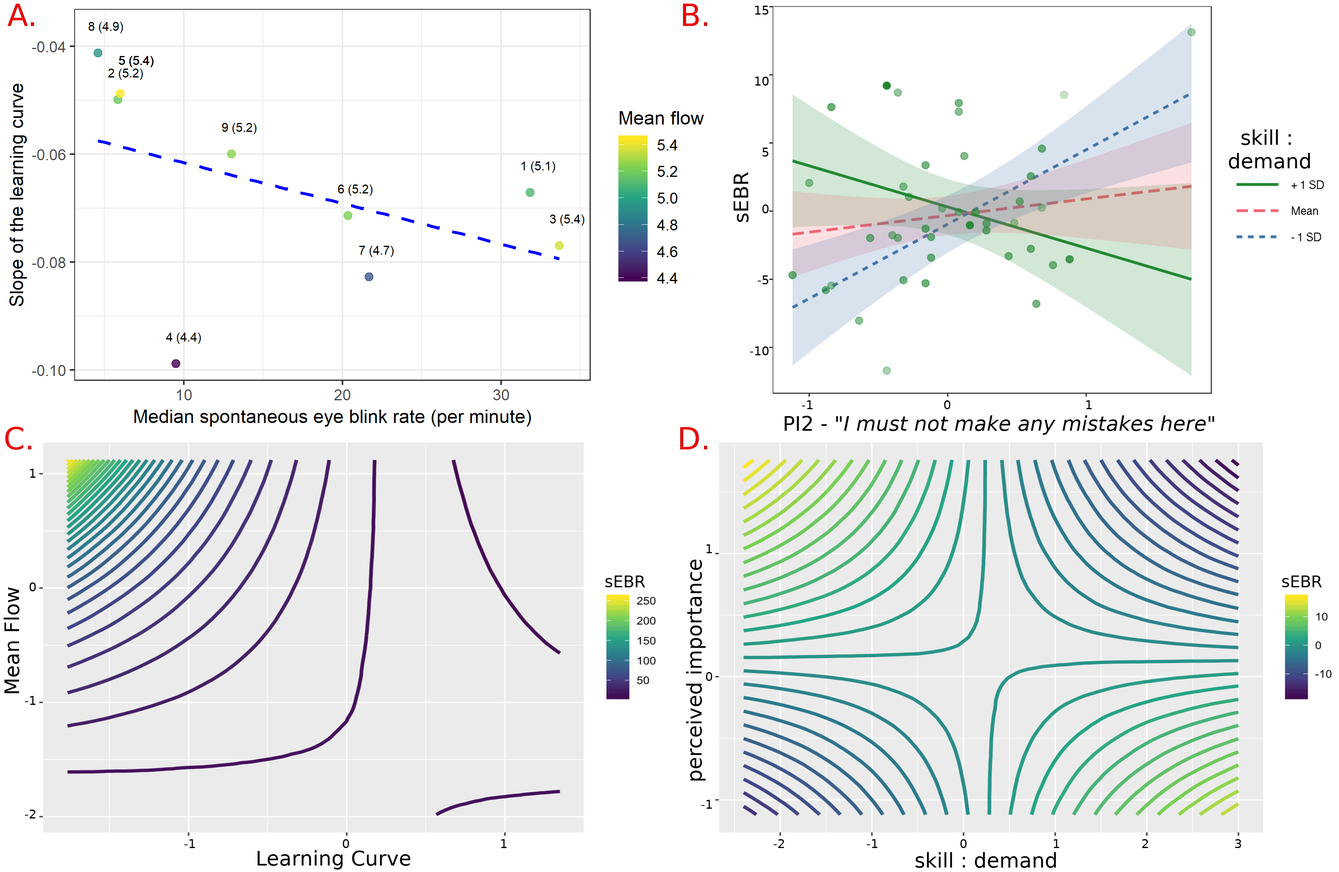
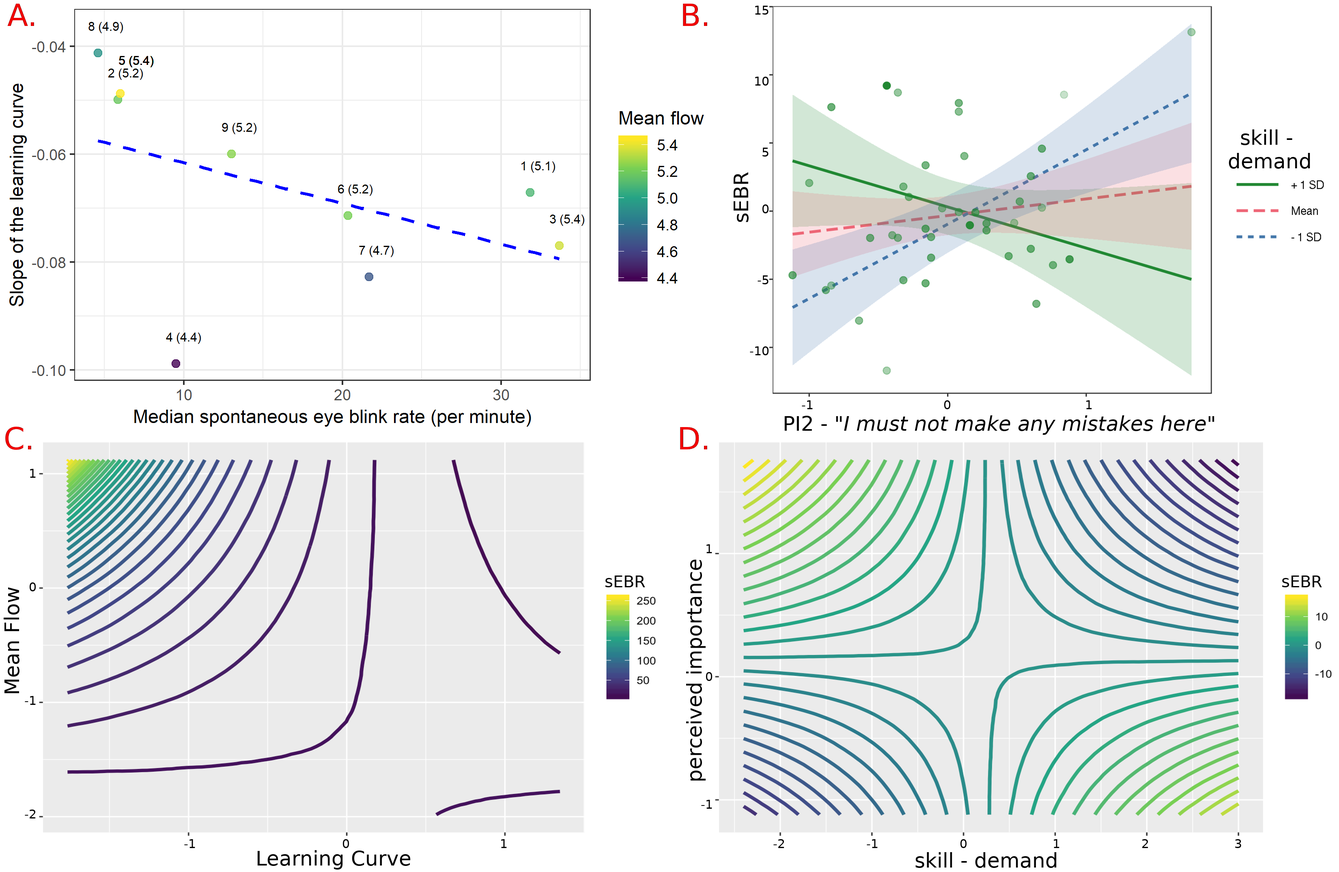
The second 1339x872 image is a revision of the first. Changes to its layers:
renamed "skill : demand" to "skill - demand", painted on it over [961, 852, 1057, 869]
renamed "skill : ..." to "skill - ...", painted on it over [1240, 129, 1293, 146]
